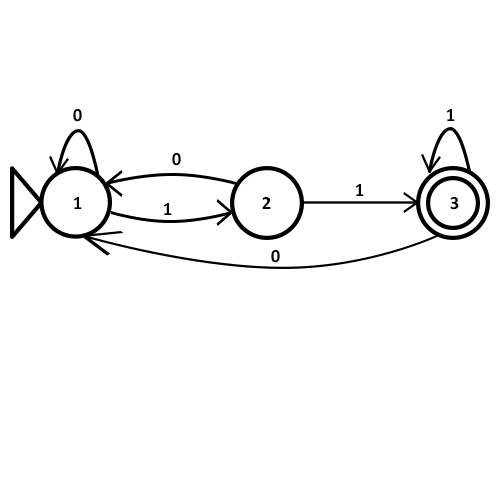
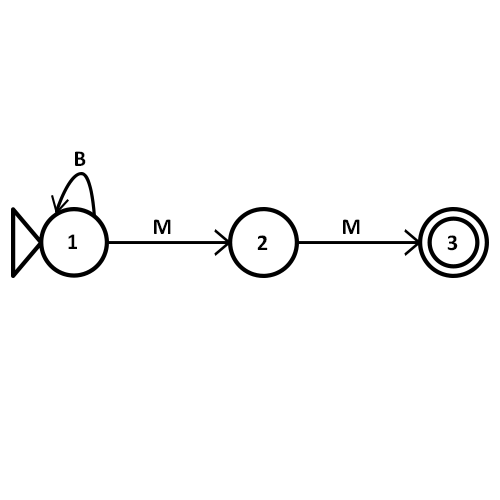
Revision of a layered 500px x 500px image; what changed, layer by layer:
added group "auto8" with 9 layers above "auto7" over [13, 151, 487, 276]
added layer "Ellipse 1 copy 30" (1st of 3, in "auto8") in group "auto8" over [420, 209, 487, 276]
added layer "Ellipse 1 copy 30" (2nd of 3, in "auto8") in group "auto8" over [230, 209, 297, 276]
added layer "B" in group "auto8" over [75, 151, 86, 166]
added layer "M" (1st of 2, in "auto8") in group "auto8" over [343, 219, 360, 234]
added layer "M" (2nd of 2, in "auto8") in group "auto8" over [154, 219, 171, 234]
added layer "3" (1st of 7, in "auto8") in group "auto8" over [447, 235, 458, 251]
added layer "2" (1st of 7, in "auto8") in group "auto8" over [257, 235, 268, 250]
added layer "1 copy 7" in group "auto8" over [68, 234, 77, 249]
added layer "Ellipse 1 copy 30" (3rd of 3, in "auto8") in group "auto8" over [13, 209, 107, 276]
renamed "Group 1" to "auto5", hid the group it (22 layers) over [12, 109, 488, 269]
added group "loop arrow copy 7" with 2 layers above "Shape 2 copy 34" over [51, 173, 95, 215]
added layer "Shape 2 copy 11" (6th of 9, in "loop arrow copy 7") in group "loop arrow copy 7" over [51, 195, 69, 214]
added layer "Shape 1" (6th of 9, in "loop arrow copy 7") in group "loop arrow copy 7" over [56, 173, 95, 215]
added layer "Shape 2 copy 34" above "Shape 2 copy 33" over [297, 229, 420, 256]
added layer "Shape 2 copy 33" above "loop arrow copy" over [107, 229, 230, 256]
